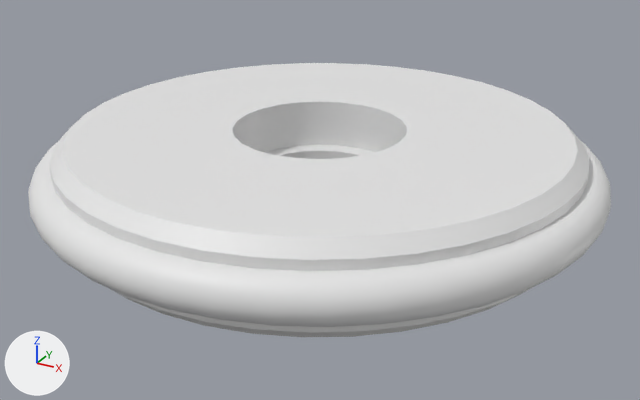
An edit to the COLLADA model data/urdf/robots/obike/meshes/front_wheel.dae, drawn before and after from the same camera.
Before and after are seen from a camera (50 mm lens) standing at (0.0326, -0.0593, 0.0268) and looking at (0.0003, -0.0006, -0.0025). The lights are fixed; the arrows at lower left show +X, +Y and +Z.

The first picture shows 'front wheel v1'.
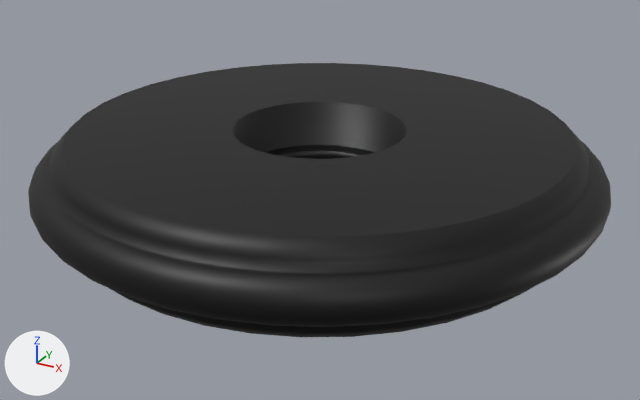
Location of each change, [x1, y1, x2, y2] in pixels of the pictures (640 x 400 px):
'front wheel v1', recoloured, shading changed (white to black): [28, 63, 611, 337] in both

What changed in the scene script:
```text
Add mat_opaque_202_209_238__004:
    mat_opaque_202_209_238__004 = principled_material('Opaque(202,209,238).004')
    mat_opaque_202_209_238__004.base_color = (0.0, 0.0, 0.0)  # black #000000
Change me_front_wheel_v1:
    where me_front_wheel_v1.from_pydata(...)  # 940 vertices, 1880 faces; spans x -0.0228..0.0228, y -0.0228..0.0228, z -0.0055..0.0035
    used by ob_front_wheel_v1; location = (0.0, 0.0, 0.0)
    remove me_front_wheel_v1.materials.append(mat_opaque_202_209_238__002)  # white #e7e7e7
    me_front_wheel_v1 part 1: edges marked sharp go from 436 to 276
    add me_front_wheel_v1.materials.append(mat_opaque_202_209_238__004)  # black #000000
```
